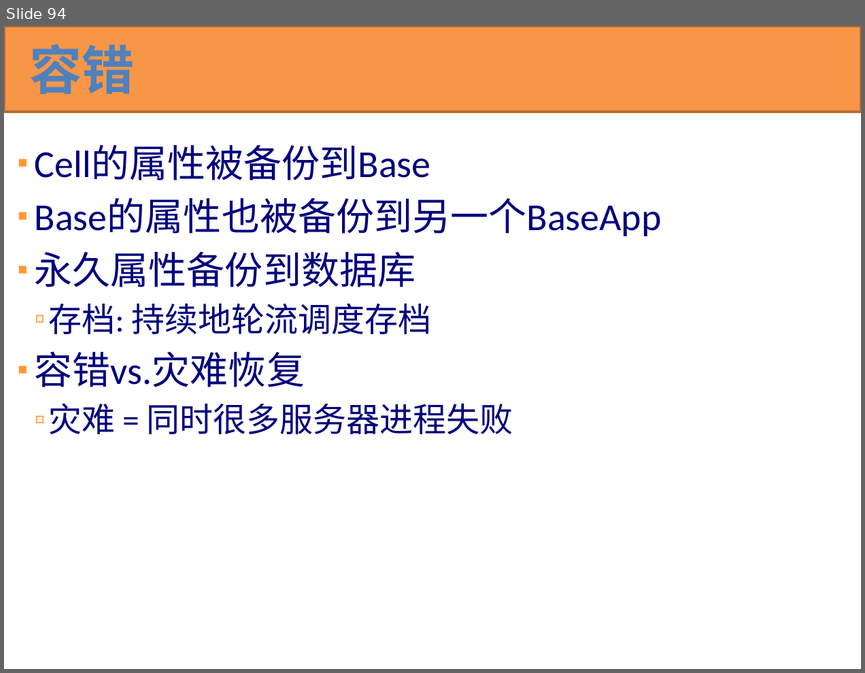
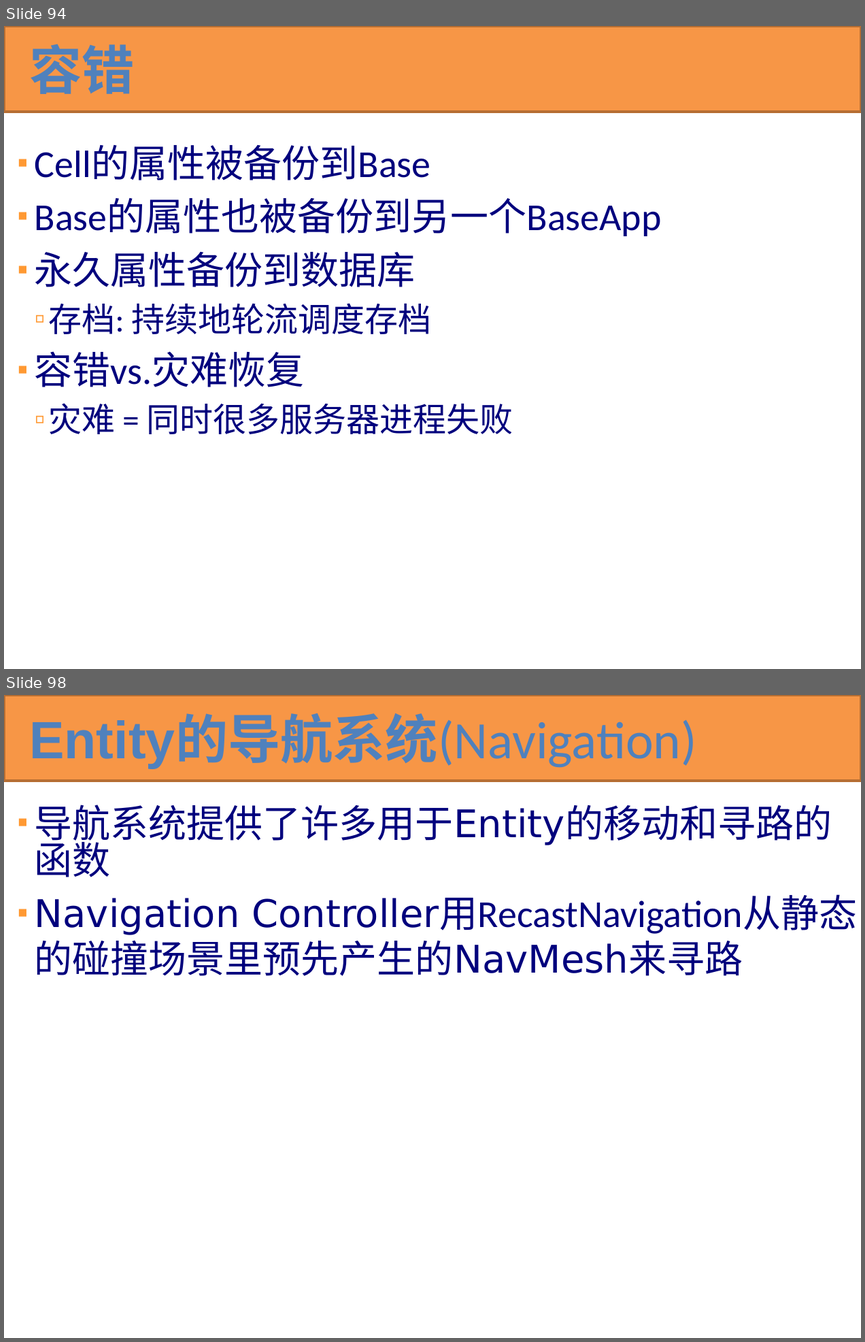
Before and after one commit to kbengine/kbengine_docs, a slide deck: KBEngine技术预览.pptx. Shown one above the other, each under a label of ours: slide 94 before the commit, slides 94 and 98 after it; the slides between them are not shown. The pictures are 865x673 and 865x1342 pixels, drawn with LibreOffice and Linux fonts; fonts in the diff are those of the drawing. Boxes give left, top, right and bottom in pixels: in the first picture for what was removed or moved away, otherwise in the second. Text is boxed around its words. In the diff, an @@ line names an element or a change of style, - is before the commit and + after.

```diff
--- a/KBEngine技术预览.pptx
+++ b/KBEngine技术预览.pptx
@@ slide 98 added at <box>4,695,861,1338</box>, background #FFFFFF @@
@@ rectangle added at <box>4,695,861,781</box>, fill #F79646, outline #B76F34 2 pt @@
@@ title added at <box>29,717,696,768</box>, 44.1 pt, text #4F81BD @@
+Entity的导航系统(Navigation)
@@ text added at <box>35,804,832,934</box>, 32 pt, text #00007D @@
+▪ 导航系统提供了许多用于Entity的移动和寻路的函数
+▪ Navigation Controller用RecastNavigation从静态的碰撞场景里预先产生的NavMesh来寻路
```
Also in this commit, not shown: 13 other slides added.
